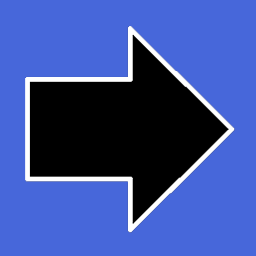
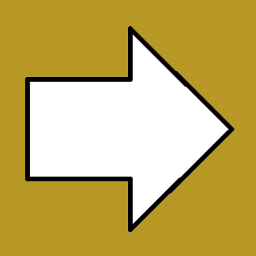
The second (256, 256) image is a revision of the first. Changes to its layers:
showed "player_walk_up-1" over [left=0, top=0, right=256, bottom=256]
